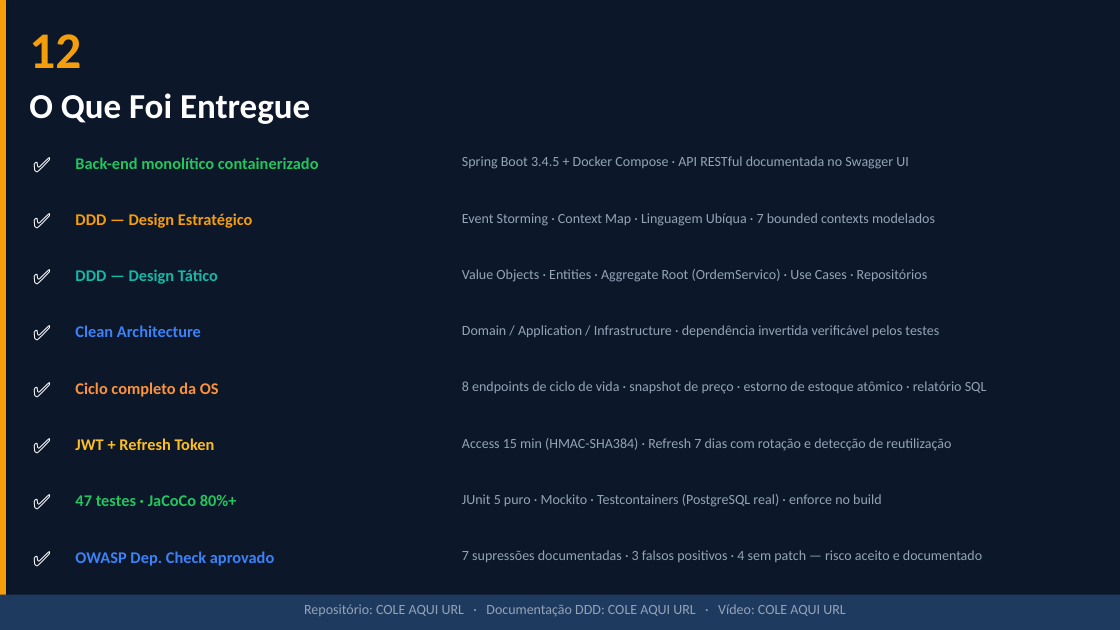
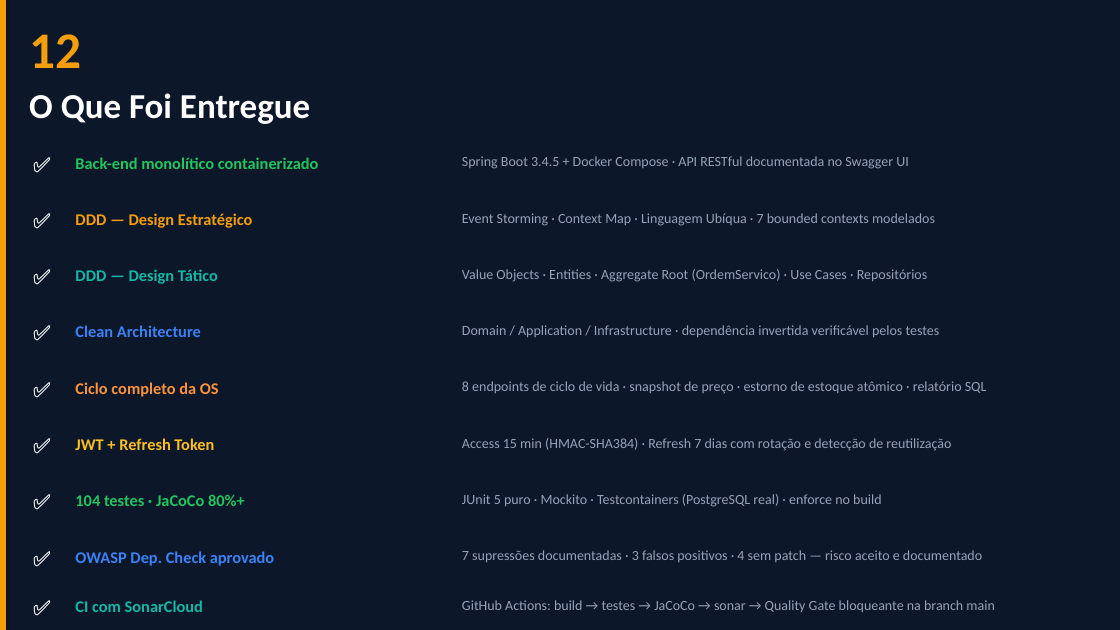
Before and after one commit to Guilherme-Fumagali/tech-challenge-1, a slide deck: slide 13 of docs/apresentacao.pptx. Drawn at 1120x630 pixels with LibreOffice and Linux fonts; fonts in the diff are those of the drawing. Boxes give left, top, right and bottom in pixels: in the first picture for what was removed or moved away, otherwise in the second. Text is boxed around its words. In the diff, an @@ line names an element or a change of style, - is before the commit and + after.

```diff
--- a/docs/apresentacao.pptx
+++ b/docs/apresentacao.pptx
@@ text at bbox=[75, 495, 245, 506]: text changed @@
-47 testes · JaCoCo 80%+
+104 testes · JaCoCo 80%+
@@ rectangle removed at bbox=[0, 595, 1120, 630] @@
@@ text "✅": place and size @@
-text "✅" at bbox=[21, 597, 63, 630]
+text "✅" at bbox=[21, 591, 63, 624]
@@ text added at bbox=[75, 600, 203, 612], 14 pt, text #14B8A6, bold @@
+CI com SonarCloud
@@ text removed at bbox=[304, 604, 845, 616] @@
-Repositório: COLE AQUI URL · Documentação DDD: COLE AQUI URL · Vídeo: COLE AQUI URL
@@ text added at bbox=[462, 600, 994, 612], 12 pt, text #94A3B8 @@
+GitHub Actions: build → testes → JaCoCo → sonar → Quality Gate bloqueante na branch main
```
Also in this commit, not shown: 12 other slides changed.
